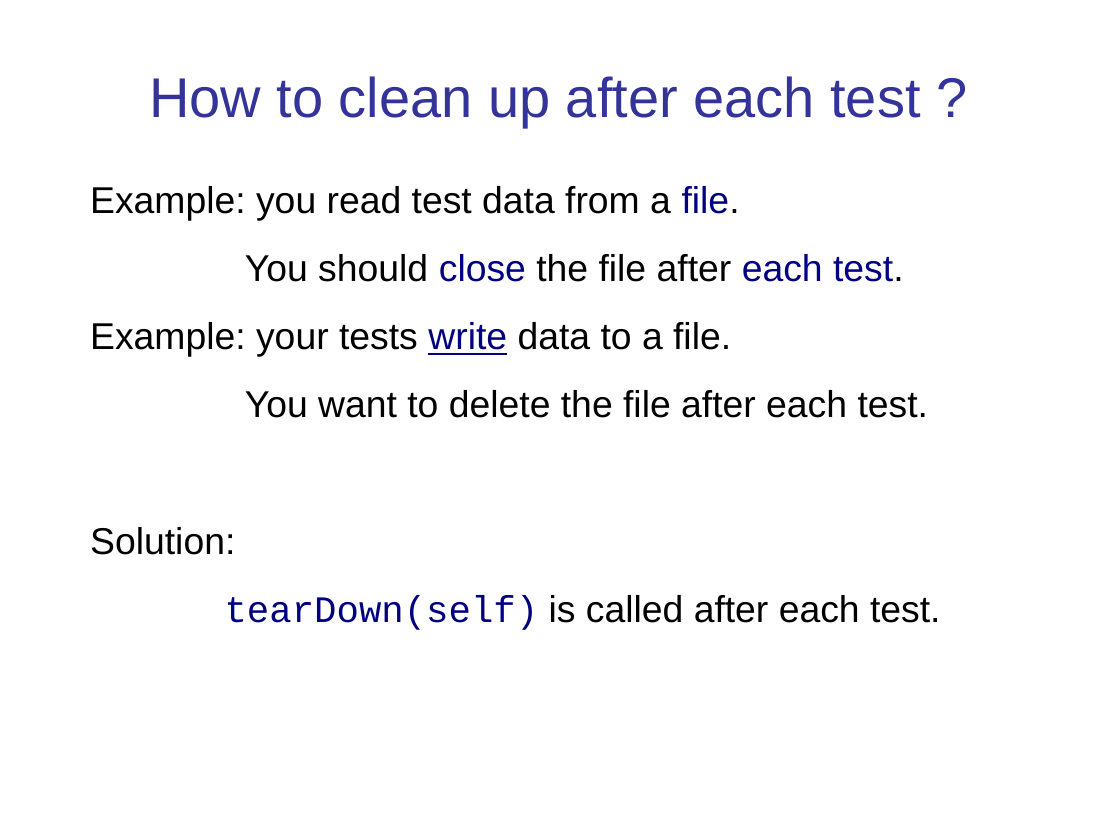
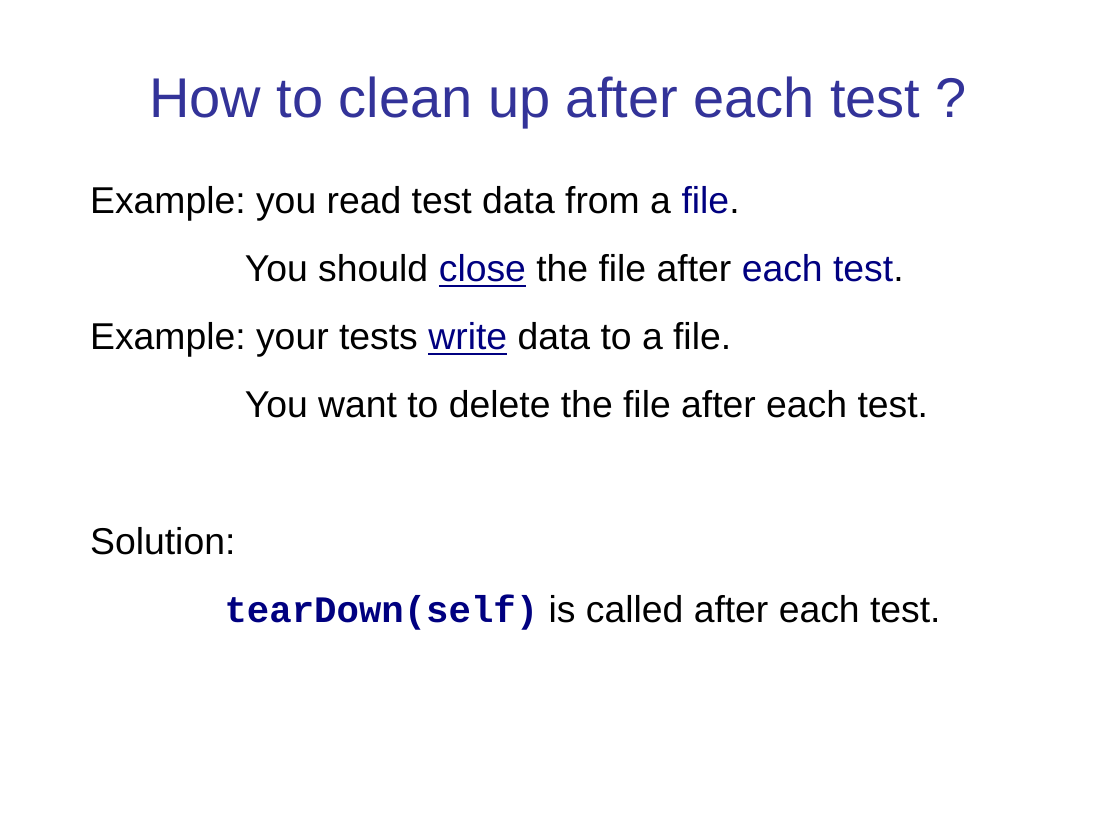
Before and after one commit to cpske/ISP, a slide deck: slide 32 of testing/Python-Unit-Testing.pptx (slide 34 before the commit). Drawn at 1120x840 pixels with LibreOffice and Linux fonts; fonts in the diff are those of the drawing. Boxes give left, top, right and bottom in pixels: in the first picture for what was removed or moved away, otherwise in the second. Text is boxed around its words. In the diff, an @@ line names an element or a change of style, - is before the commit and + after.

```diff
--- a/testing/Python-Unit-Testing.pptx
+++ b/testing/Python-Unit-Testing.pptx
@@ text at (225, 254, 940, 630): underline on in "close"; bold on in "tearDown(self)" @@
```
Also in this commit, not shown: 13 other slides changed, 3 slides added, 2 slides removed, 25 other files.
